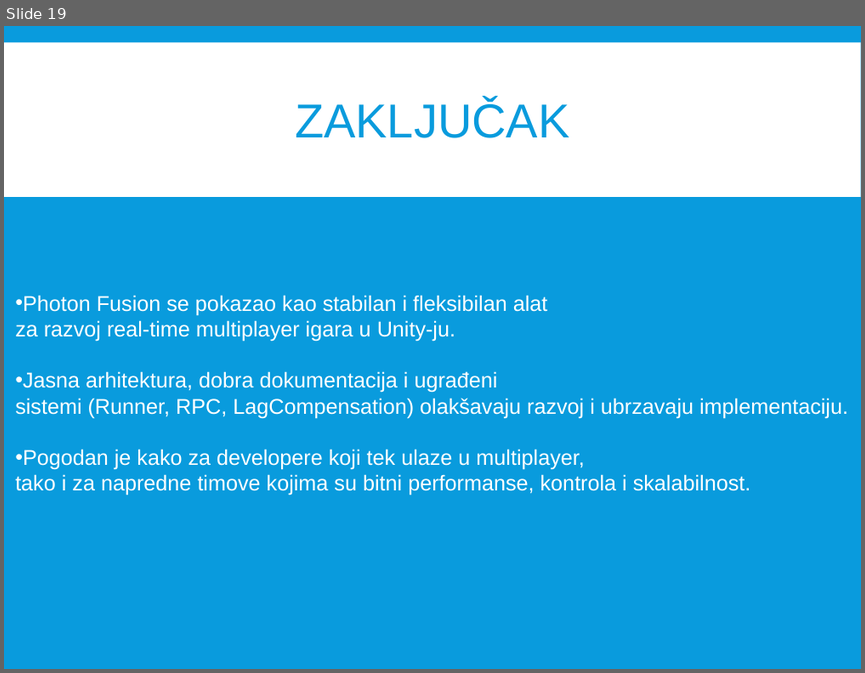
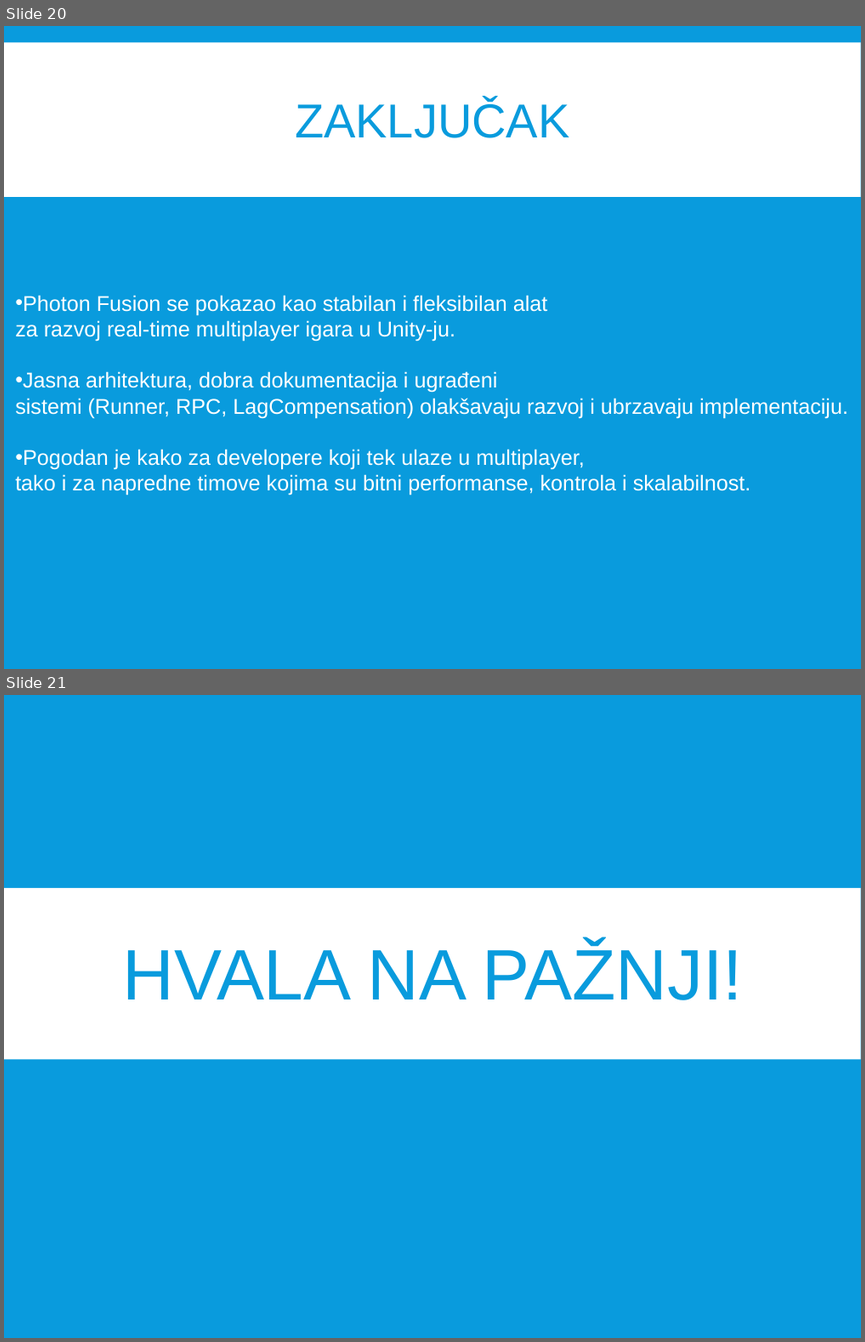
Before and after one commit to Milos-Sstanojevic/PhotonFusion-Demo, a slide deck: Milos_Stanojevic_Prezentacija.pptx. Shown one above the other, each under a label of ours: slide 19 before the commit, slides 20 and 21 after it. The pictures are 865x673 and 865x1342 pixels, drawn with LibreOffice and Linux fonts; fonts in the diff are those of the drawing. Boxes give left, top, right and bottom in pixels: in the first picture for what was removed or moved away, otherwise in the second. Text is boxed around its words. In the diff, an @@ line names an element or a change of style, - is before the commit and + after.

```diff
--- a/Milos_Stanojevic_Prezentacija.pptx
+++ b/Milos_Stanojevic_Prezentacija.pptx
@@ slide 21 added at bbox=[4, 695, 861, 1338], background #099BDD @@
@@ rectangle added at bbox=[4, 888, 860, 1059], fill #FFFFFF @@
@@ title added at bbox=[123, 943, 743, 1000], 60 pt, text #099BDD @@
+HVALA NA PAŽNJI!
@@ what was slide 19 is now slide 20 @@
```
Also in this commit, not shown: 6 slides changed, 1 other slide added, 3 other files.
